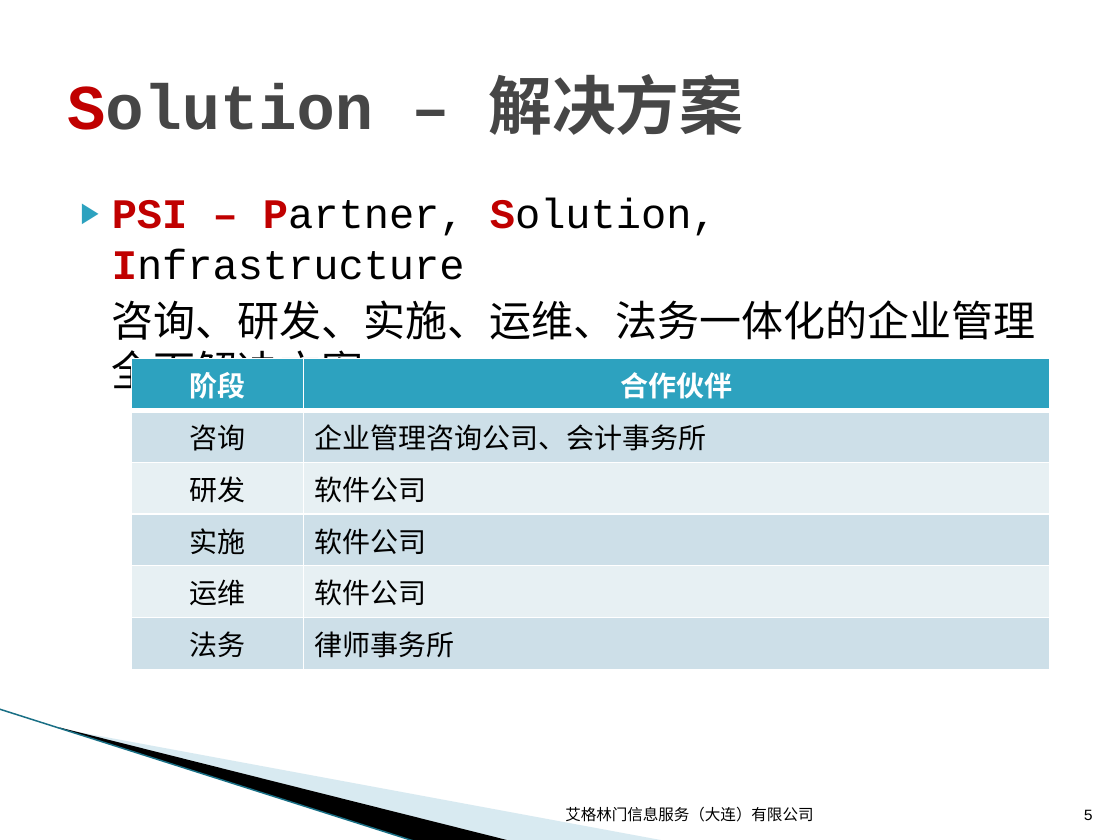
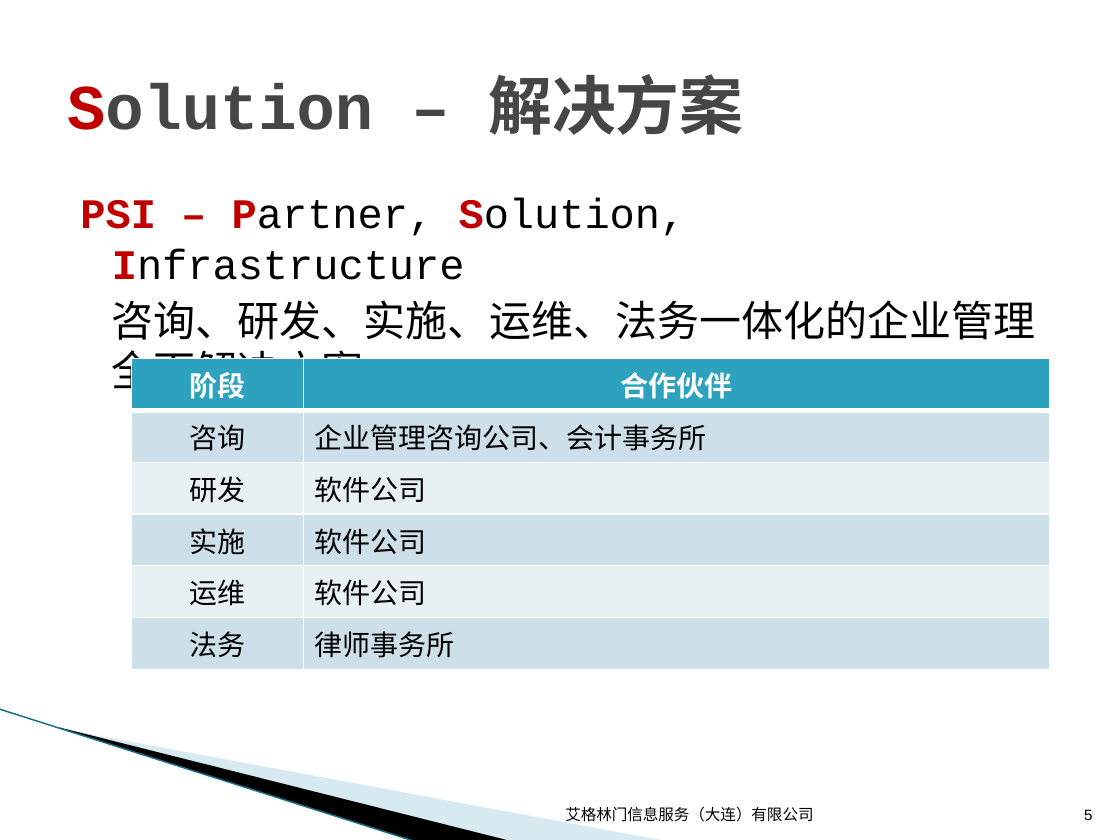
Before and after one commit to wuzhiping/PSI, a slide deck: slide 5 of doc/01 战略/PSI产品战略.pptx. Drawn at 1120x840 pixels with LibreOffice and Linux fonts; fonts in the diff are those of the drawing; background and template pictures are left out. Boxes give left, top, right and bottom in pixels: in the first picture for what was removed or moved away, otherwise in the second. Text is boxed around its words. In the diff, an @@ line names an element or a change of style, - is before the commit and + after.

```diff
--- a/doc/01 战略/PSI产品战略.pptx
+++ b/doc/01 战略/PSI产品战略.pptx
@@ text at [80,198,686,280]: bullet ▶ to none @@
```
Also in this commit, not shown: 1 other slide changed.
